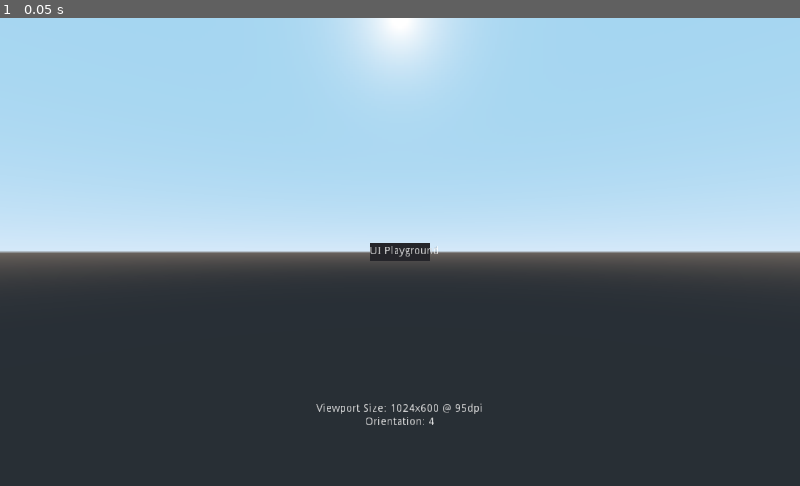
Above: before the commit, frame 1.
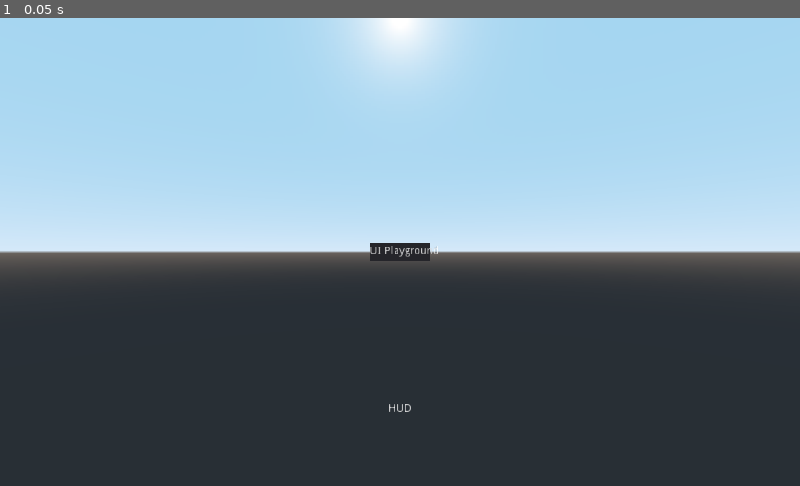
Above: after the commit, the same moment.

Repository: AnmAtAnm/uiplayground-for-godot
Game: Godot game, scene res://Main.tscn
Same seed, same stepped clock (60 frames per second), same inputs: the game is played once before the commit and once after it.
Inputs:
- Up to frame 1 (0.05 s): no input

The runs differ from the first frame. In frame 1, 0.2% of the frame differs, in the area x 39-61%, y 82-87%.
Error after the commit: Parse Error: The identifier "ConnectTo" isn't declared in the current scope. (res://Classes/LabelScreenSize.gd:18)

Commit message:
ConnectTo.orDie(...)
Utility method to handle signal connection errors.

Diff:
--- /dev/null
+++ b/Classes/ConnectTo.gd
@@ -0,0 +1,11 @@
+extends Object
+
+class_name ConnectTo
+
+static func orDie(src :Object, signal_name :String, target :Object, method_name :String, binds = [], flags = 0 ):
+	if not src.connect(signal_name, target, method_name, binds, flags):
+		var src_node = src as Node
+		var src_path = src_node.get_path().get_concatenated_subnames() + " " if src_node else ""
+		printerr("FATAL: Cannot connect to " + src_path + "\"" + signal_name + "\"")
+		var tree = src_node.get_tree() if src_node else (target.get_tree() if target is Node else null)
+		tree.quit(1)
--- a/Classes/LabelScreenSize.gd
+++ b/Classes/LabelScreenSize.gd
@@ -15,7 +15,7 @@
 			print("------- @" + str(OS.get_unix_time()) + "\nwas: " + str(OS.screen_orientation))
 			OS.screen_orientation = (OS.screen_orientation + 1) % 7
 			print("now: " + str(OS.screen_orientation))
-			get_tree().connect("idle_frame", self, "_onViewportSizeChanged", [], CONNECT_ONESHOT)
+			ConnectTo.orDie(get_tree(),"idle_frame", self, "_onViewportSizeChanged", [], CONNECT_ONESHOT)
 
 
 func _onViewportSizeChanged():
